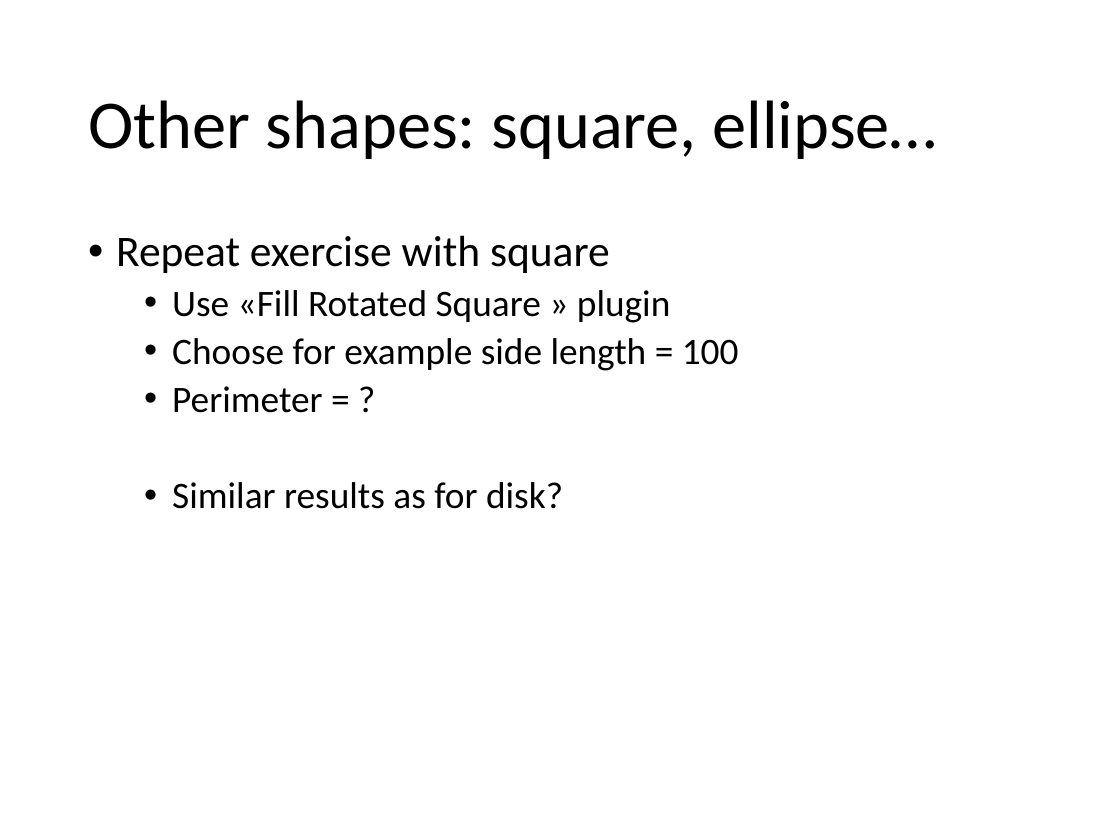
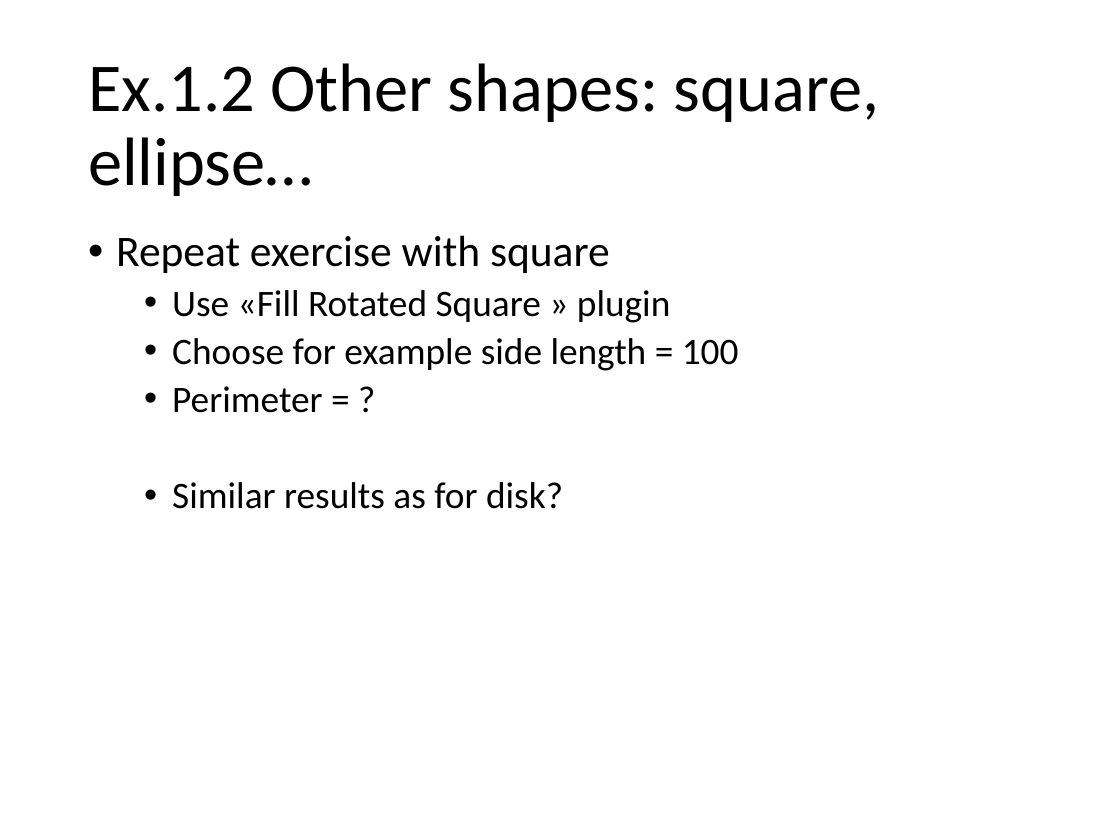
Before and after one commit to dlegland/image-analysis-practical-2023, a slide deck: slide 25 of practical/manual/ImageAnalysis-practical.pptx (slide 22 before the commit). Drawn at 1120x840 pixels with LibreOffice and Linux fonts; fonts in the diff are those of the drawing. Boxes give left, top, right and bottom in pixels: in the first picture for what was removed or moved away, otherwise in the second. Text is boxed around its words. In the diff, an @@ line names an element or a change of style, - is before the commit and + after.

```diff
--- a/practical/manual/ImageAnalysis-practical.pptx
+++ b/practical/manual/ImageAnalysis-practical.pptx
@@ title at <box>88,63,879,196</box>: text changed @@
-Other shapes: square, ellipse…
+Ex.1.2 Other shapes: square, ellipse…
```
Also in this commit, not shown: 4 other slides changed, 4 slides added.
